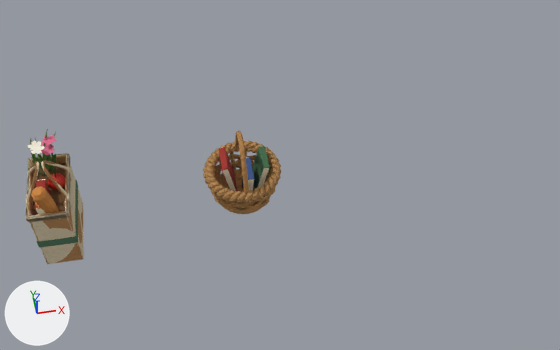
Before and after pictures for a commit that changed the Blender file assets/models/source/characters/props/storybook_bags.blend.
The view is the same before and after, from a 50 mm camera at (0.333, -1.165, 1.293) aimed at (0.531, 0.004, -0.153). The axes (+X, +Y, +Z) are drawn at lower left. The lights are the same throughout. The first picture is the older version.

Names of what the first picture shows: 'Baguette', 'Buch2', 'Füllung', 'Korb.003', 'Rand.001', 'Seiten2', 'Streifen', 'Wände', 'Wände.001' and 15 more.
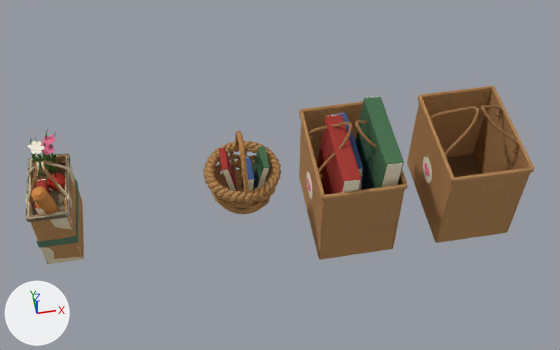
Boxes (x1, y1, x2, y2) around the edits, measured in the pictures (560 x 350 px; the box of a moved part takes in the faces that stretch with it):
'Wände.003', added (brown): after (407, 87, 532, 243)
'Wände.002', added (brown): after (299, 103, 405, 259)
'Buch2', reshaped, moved, modifiers changed: before (252, 146, 270, 190); after (356, 97, 404, 190)
'Buch0', shown (red): after (317, 115, 361, 195)
'Wände', reshaped: before (28, 155, 83, 264); after (29, 155, 84, 264)
'Rand.003', added: after (418, 86, 534, 183)
'Rand.002', added: after (299, 102, 408, 201)
'Henkel.003', added: after (430, 105, 519, 161)
'Boden innen.001', added (brown): after (446, 154, 481, 177)
'Seiten2', reshaped, moved: before (257, 168, 269, 188); after (366, 96, 403, 187)
'Henkel.002', added: after (309, 120, 376, 178)
'Buch1', shown: after (330, 113, 363, 190)
'Seiten0', shown: after (332, 115, 360, 192)
'Etikett.001', added: after (423, 157, 432, 183)
'Etikett', added: after (307, 172, 313, 199)
'Herz.001', added: after (425, 163, 429, 176)
'Herz', added: after (307, 179, 311, 192)
part 1 of me_wände, moved or reshaped: before (28, 155, 83, 263); after (29, 155, 84, 263)
part 2 of me_wände_001, moved or reshaped: before (28, 154, 84, 264); after (28, 155, 84, 264)

Edits to the bpy script that builds the scene:
```text
Change me_wände:
    remove me_wände.from_pydata(...)  # 164 vertices, 154 faces; spans x -0.043..0.043, y -0.085..0.086, z -0.266..-0.074
    add me_wände.from_pydata(...)  # 164 vertices, 154 faces; spans x -0.043..0.043, y -0.086..0.086, z -0.265..-0.074
    me_wände part 1: 79 of the vertices in x -0.043..0.043, y -0.085..0.086, z -0.265..-0.074 are multiplied about their middle by the matrix ((1.004, -0.002, -0.003), (0.005, 1.001, -0.001), (0.005, -0.002, 0.999))
Change me_wände_001:
    remove me_wände_001.from_pydata(...)  # 164 vertices, 154 faces; spans x -0.043..0.043, y -0.086..0.086, z -0.265..-0.075
    add me_wände_001.from_pydata(...)  # 164 vertices, 154 faces; spans x -0.043..0.043, y -0.086..0.086, z -0.265..-0.074
    me_wände_001 part 2: 71 of 164 vertices moved; they spanned x -0.043..0.043, y -0.086..0.086, z -0.265..-0.075 and now span x -0.043..0.043, y -0.086..0.086, z -0.265..-0.074; mean shift (0.0, 0.0, 0.0); largest move (-0.042, -0.085, -0.218) -> (-0.043, -0.086, -0.217)
Change me_buch2:
    remove me_buch2.from_pydata(...)  # 12 vertices, 10 faces; spans x 0.0202..0.0619, y -0.028..0.04, z -0.1899..-0.0793
    add me_buch2.from_pydata(...)  # 70 vertices, 68 faces; spans x 0.031..0.0892, y -0.115..0.095, z -0.3281..-0.0163
    me_buch2 part 3: 12 vertices removed from x 0.0202..0.0619, y -0.028..0.04, z -0.1899..-0.0793; 70 vertices added at x 0.031..0.0892, y -0.115..0.095, z -0.3281..-0.0163
Change me_seiten2:
    remove me_seiten2.from_pydata(...)  # 12 vertices, 10 faces; spans x 0.0229..0.0597, y -0.0287..0.0408, z -0.1856..-0.0816
    add me_seiten2.from_pydata(...)  # 70 vertices, 68 faces; spans x 0.0343..0.0861, y -0.1157..0.0958, z -0.3224..-0.019
    me_seiten2 part 4: 12 vertices removed from x 0.0229..0.0597, y -0.0287..0.0408, z -0.1856..-0.0816; 70 vertices added at x 0.0343..0.0861, y -0.1157..0.0958, z -0.3224..-0.019
Change ob_buch0:
    ob_buch0.location: (0.0, 0.0, 0.0) -> (0.7, 0.0, 0.0)
    remove ob_buch0.hide_render = True
Change ob_seiten0:
    remove ob_seiten0.hide_render = True
    ob_seiten0.location: (0.0, 0.0, 0.0) -> (0.7, 0.0, 0.0)
Change ob_buch1:
    ob_buch1.location: (0.0, 0.0, 0.0) -> (0.7, 0.0, 0.0)
    remove ob_buch1.hide_render = True
Change ob_seiten1:
    remove ob_seiten1.hide_render = True
Change ob_buch2:
    ob_buch2.location: (0.44, 0.0, 0.0) -> (0.7, 0.0, 0.0)
    where _m = ob_buch2.modifiers.new('Weiche Kanten', 'BEVEL')
    _m.width: 0.00192 -> 0.0024
    _m.width_pct: 0.00192 -> 0.0024
Change ob_seiten2:
    ob_seiten2.location: (0.44, 0.0, 0.0) -> (0.7, 0.0, 0.0)
Add ob_herz_001:
    ob_herz_001 = bpy.data.objects.new('Herz.001', me_herz_002)  # 72 vertices, 120 faces; spans x -0.1..0.1, y -0.018..0.018, z -0.222..-0.19
    ob_herz_001.location = (1.0, 0.0, 0.0)
Add ob_etikett_001:
    ob_etikett_001 = bpy.data.objects.new('Etikett.001', me_etikett_001)  # a 24-sided cylinder along x spanning x -0.097..-0.095, y -0.034..0.034, z -0.239..-0.171; a 24-sided cylinder along x spanning x 0.095..0.097, y -0.034..0.034, z -0.239..-0.171
    ob_etikett_001.location = (1.0, 0.0, 0.0)
Add ob_henkel_003:
    ob_henkel_003 = bpy.data.objects.new('Henkel.003', me_henkel_006)  # 456 vertices, 480 faces; spans x -0.096..0.096, y -0.066..0.066, z -0.106..0.0
    ob_henkel_003.location = (1.0, 0.0, 0.0)
Add ob_boden_innen_001:
    ob_boden_innen_001 = bpy.data.objects.new('Boden innen.001', me_boden_innen_002)  # 60 vertices, 58 faces; spans x -0.09..0.09, y -0.13..0.13, z -0.331..-0.327
    ob_boden_innen_001.location = (1.0, 0.0, 0.0)
Add ob_rand_003:
    ob_rand_003 = bpy.data.objects.new('Rand.003', me_rand_006)  # 88 vertices, 80 faces; spans x -0.099..0.099, y -0.139..0.139, z -0.091..-0.075; modifiers BEVEL
    ob_rand_003.location = (1.0, 0.0, 0.0)
Add ob_wände_003:
    ob_wände_003 = bpy.data.objects.new('Wände.003', me_wände_003)  # 324 vertices, 314 faces; spans x -0.095..0.096, y -0.136..0.136, z -0.336..-0.074; modifiers BEVEL
    ob_wände_003.location = (1.0, 0.0, 0.0)
Add ob_herz:
    ob_herz = bpy.data.objects.new('Herz', me_herz_002.copy())
    ob_herz.location = (0.7, 0.0, 0.0)
Add ob_etikett:
    ob_etikett = bpy.data.objects.new('Etikett', me_etikett_001.copy())
    ob_etikett.location = (0.7, 0.0, 0.0)
Add ob_henkel_002:
    ob_henkel_002 = bpy.data.objects.new('Henkel.002', me_henkel_006.copy())
    ob_henkel_002.location = (0.7, 0.0, 0.0)
Add ob_rand_002:
    ob_rand_002 = bpy.data.objects.new('Rand.002', me_rand_006.copy())  # modifiers BEVEL
    ob_rand_002.location = (0.7, 0.0, 0.0)
Add ob_wände_002:
    ob_wände_002 = bpy.data.objects.new('Wände.002', me_wände_003.copy())  # modifiers BEVEL
    ob_wände_002.location = (0.7, 0.0, 0.0)
```
